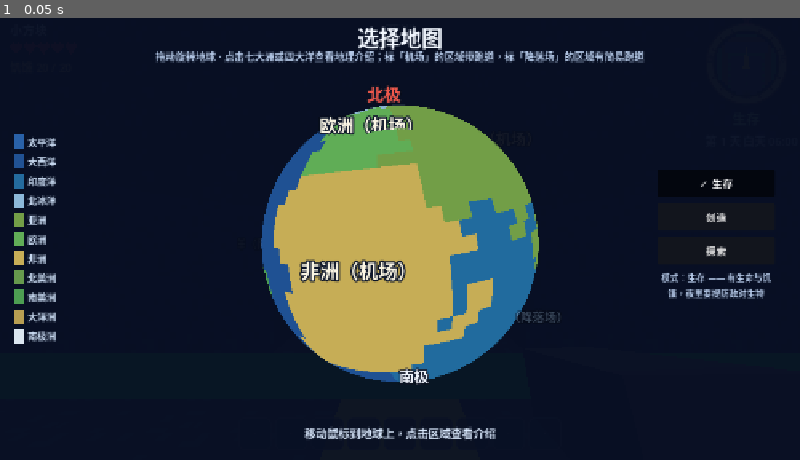
Above: before the commit, frame 1.
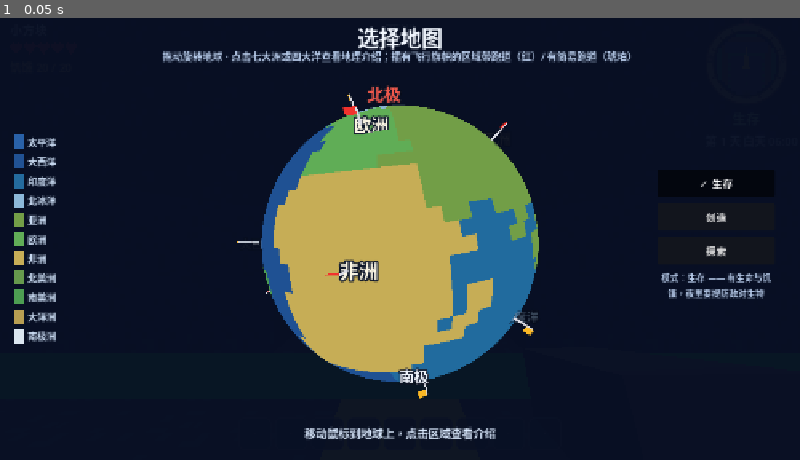
Above: after the commit, the same moment.

Repository: jinliangliu/block-planet
Game: Godot game, scene res://scenes/main.tscn
Two runs of this game, one before a commit and one after it. Both use one fixed random seed, a clock stepped at 60 frames per second and the inputs below.
Inputs:
- Up to frame 1 (0.05 s): no input

The runs differ from the first frame. In frame 1, 2.4% of the frame differs, in the area x 19-81%, y 7-87%.

Commit message:
feat(map): 地图选择器飞行旗帜 + 探索模式开局摆机
- MapGlobe：区域名去掉「（机场）/（降落场）」文字后缀，改 3D 旗帜（圆柱杆
  + 双面旗布，Node3D 本地 +Y 对齐球面外法线）——机场红 / 降落场琥珀，球
  背面由深度测试自然遮挡；map_selector 副标题同步「插有飞行旗帜」措辞。
- 探索模式带跑道区域开局即在跑道摆一架可见飞机（AirportBuilder.parking_spot：
  跑道南段、机头朝 +Z 对齐进近方向反向，与出生点拉开 ≥19 格避开机身碰撞盒
  半长 7.8 m），玩家走到跟前按 F 登机，不必先右键放机；仅窗口运行摆机，
  headless 守卫不干扰无头探针的飞机断言。
- globe_flags_shot 截图探针：旗帜数量 / 无文字后缀 / 双面可见取证。

Diff:
--- a/scripts/main.gd
+++ b/scripts/main.gd
@@ -47,15 +47,20 @@
 	# 跑道旁。位置均避开村庄（机场在村庄东南角，降落场搜索半径 ≤ 10），
 	# 互不重叠。
 	var airport_spawn := Vector3.ZERO
+	var craft_park := Vector3.ZERO
 	var mission_anchor := Vector3.ZERO
 	var region := GameState.current_region
 	if RegionAtlas.has_airport(region):
 		var center := _airport_center(region)
-		airport_spawn = AirportBuilder.new().build(_world, center)
+		var builder := AirportBuilder.new()
+		airport_spawn = builder.build(_world, center)
+		craft_park = builder.parking_spot()
 		mission_anchor = Vector3(center)
 	elif RegionAtlas.has_landing_field(region):
 		var site := _find_field_site()
-		airport_spawn = AirportBuilder.new().build_field(_world, site)
+		var builder := AirportBuilder.new()
+		airport_spawn = builder.build_field(_world, site)
+		craft_park = builder.parking_spot()
 		mission_anchor = Vector3(site)
 	# 村庄先于出生点生成：亚洲出生点锚定在村庄整平区内，扫描时读到的
 	# 必须是整平后的 GRASS+空气（set_block_deferred 的数据写入是同步的）。
@@ -76,6 +81,15 @@
 	if mission_anchor == Vector3.ZERO:
 		mission_anchor = Vector3(spawn_pos.x, 0.0, spawn_pos.z)
 	_hud.set_mission_anchor(mission_anchor)
+	# 探索模式飞行地图：开局即在跑道上摆一架可见飞机（停于出生点以北约 19 格、
+	# 机头朝 +Z 北端，沿跑道进近方向的反向即起飞方向），玩家走到跟前按 F 即可
+	# 登机，不必先打开背包、选中飞机右键放机——出生点已在跑道旁，落地即可起飞。
+	# 仅窗口运行摆机（沿用 main._ready 既有 headless 守卫），避免干扰无头探针
+	# 里的飞机相关断言。
+	if GameState.is_explore() and craft_park != Vector3.ZERO \
+			and DisplayServer.get_name() != "headless":
+		Aircraft.spawn(self, craft_park, PI)
+		Events.notice.emit("✈️ 跑道上停着你的飞机，走到跟前按 F 登机。")
 	_mob_spawner.setup(_player, _world, _day_night)
 	_mob_spawner.set_region(profile)
 	_player.died.connect(func(): Events.player_died.emit())
--- a/scripts/systems/airport_builder.gd
+++ b/scripts/systems/airport_builder.gd
@@ -169,3 +169,14 @@
 func _spawn_point() -> Vector3:
 	return Vector3(
 		origin.x + 0.5, float(base_y + 1), float(origin.z - _len / 2 + 3) + 0.5)
+
+
+## 停机位：跑道南段、出生点（南端 center-25）以北约 19 格（center-6）处，
+## 机头朝 +Z（北端，沿跑道进近方向的反向 = 起飞方向，对齐红端/北端导航灯）。
+## 与出生点拉开 ≥19 格（≈9.5 m）以避开机身碰撞盒半长 7.8 m，否则玩家开局
+## 会生成在机体碰撞盒内被物理挤出；同时距北端仍有整条跑道余量供满油门滑跑抬轮。
+## 返回点为跑道铺面 y；Aircraft.spawn 会据 place() 自行沉降到
+## base_y + GROUND_CLEARANCE，与手持右键放机共用同一条落位路径。
+func parking_spot() -> Vector3:
+	return Vector3(
+		origin.x + 0.5, float(base_y), float(origin.z - _len / 2 + 22) + 0.5)
--- a/scripts/ui/map_globe.gd
+++ b/scripts/ui/map_globe.gd
@@ -22,7 +22,8 @@
 var _mesh_instance: MeshInstance3D
 var _pole_markers: Array[Node3D] = []
 var _region_labels: Array[Label3D] = []
-## 机场标记：带跑道区域的红色小球，钉在区域名称旁，提示玩家该区可起飞。
+## 飞行旗帜：带跑道区域的旗标（机场红 / 降落场琥珀），钉在区域名称旁，
+## 取代文字标注，提示该区可起飞。
 var _airport_markers: Array[Node3D] = []
 var _field_markers: Array[Node3D] = []
 
@@ -116,8 +117,7 @@
 	_pole_markers.append(_make_pole_marker("北极", Color(0.95, 0.35, 0.30), RADIUS + POLE_MARKER_LIFT))
 	_pole_markers.append(_make_pole_marker("南极", Color(0.94, 0.96, 0.99), -(RADIUS + POLE_MARKER_LIFT)))
 	_add_region_labels()
-	_add_airport_markers()
-	_add_field_markers()
+	_add_flight_flags()
 
 
 ## 七大洲四大洋名称贴在球面对应位置：锚点经纬度经 lat_lon_to_dir 映射到球面
@@ -133,80 +133,80 @@
 		var pos: Vector3 = RegionAtlas.lat_lon_to_dir(anchor.x, anchor.y) * (RADIUS + REGION_LABEL_LIFT)
 		var is_land: bool = region_id >= RegionAtlas.ASIA
 		var label_text := RegionAtlas.title_of(region_id)
-		if RegionAtlas.has_airport(region_id):
-			label_text += "（机场）"
-		elif RegionAtlas.has_landing_field(region_id):
-			label_text += "（降落场）"
 		_region_labels.append(_make_region_label(label_text, pos, is_land))
 
 
-## 机场标记：给每个带跑道区域在名称旁钉一颗红色小球，提示该区可起飞。
-## 与区域标签共用锚点经纬度，球背面的标记会被球面自身遮挡（默认深度测试）。
+## 飞行旗帜：给每个带跑道区域在名称旁插一面小旗（杆 + 旗布），
+## 取代原先叠加在区域名上的「（机场）/（降落场）」文字，让飞行地图一眼可辨。
+## 旗杆沿球面外法线立起，旗布向切向伸展；机场旗布红、降落场旗布琥珀，
+## 与介绍页文案一致。球背面的旗子会被球面自身遮挡（默认深度测试）。
 ## 可重复调用（幂等）。
-func _add_airport_markers() -> void:
+func _add_flight_flags() -> void:
 	for marker in _airport_markers:
 		marker.queue_free()
 	_airport_markers.clear()
-	for region_id in RegionAtlas.COUNT:
-		if not RegionAtlas.has_airport(region_id):
-			continue
-		var anchor: Vector2 = RegionAtlas.REGION_ANCHORS[region_id]
-		var dir: Vector3 = RegionAtlas.lat_lon_to_dir(anchor.x, anchor.y)
-		var pos: Vector3 = dir * (RADIUS + REGION_LABEL_LIFT + 0.02)
-		# 沿球面切线方向偏移一小段，避免与名称标签重叠。
-		var tangent := dir.cross(Vector3(0.0, 1.0, 0.0))
-		if tangent.length_squared() < 0.001:
-			tangent = Vector3(1.0, 0.0, 0.0)
-		pos += tangent.normalized() * 0.05
-		_airport_markers.append(_make_airport_marker(pos))
-
-
-func _make_airport_marker(pos: Vector3) -> MeshInstance3D:
-	var mesh := MeshInstance3D.new()
-	var sphere := SphereMesh.new()
-	sphere.radius = 0.035
-	sphere.height = 0.07
-	var mat := StandardMaterial3D.new()
-	mat.albedo_color = Color(0.95, 0.20, 0.18)
-	mat.shading_mode = BaseMaterial3D.SHADING_MODE_UNSHADED
-	mesh.material_override = mat
-	mesh.position = pos
-	add_child(mesh)
-	return mesh
-
-
-## 降落场标记：非机场区域（大洋岛上 / 极地冰面）的简易跑道，钉琥珀色小球，
-## 与机场红点区分。可重复调用（幂等）。
-func _add_field_markers() -> void:
 	for marker in _field_markers:
 		marker.queue_free()
 	_field_markers.clear()
 	for region_id in RegionAtlas.COUNT:
-		if not RegionAtlas.has_landing_field(region_id):
-			continue
 		var anchor: Vector2 = RegionAtlas.REGION_ANCHORS[region_id]
 		var dir: Vector3 = RegionAtlas.lat_lon_to_dir(anchor.x, anchor.y)
-		var pos: Vector3 = dir * (RADIUS + REGION_LABEL_LIFT + 0.02)
-		# 沿球面切线方向偏移一小段，避免与名称标签重叠。
 		var tangent := dir.cross(Vector3(0.0, 1.0, 0.0))
 		if tangent.length_squared() < 0.001:
 			tangent = Vector3(1.0, 0.0, 0.0)
-		pos += tangent.normalized() * 0.05
-		_field_markers.append(_make_field_marker(pos))
-
-
-func _make_field_marker(pos: Vector3) -> MeshInstance3D:
-	var mesh := MeshInstance3D.new()
-	var sphere := SphereMesh.new()
-	sphere.radius = 0.03
-	sphere.height = 0.06
-	var mat := StandardMaterial3D.new()
-	mat.albedo_color = Color(0.98, 0.72, 0.15)
-	mat.shading_mode = BaseMaterial3D.SHADING_MODE_UNSHADED
-	mesh.material_override = mat
-	mesh.position = pos
-	add_child(mesh)
-	return mesh
+		tangent = tangent.normalized()
+		# 旗杆根部落在球面略上方，整体向名称标签的切向侧挪开一点，避免压字。
+		var pos := dir * (RADIUS + 0.012) + tangent * 0.06
+		if RegionAtlas.has_airport(region_id):
+			_airport_markers.append(_make_flight_flag(pos, dir, Color(0.95, 0.20, 0.18)))
+		elif RegionAtlas.has_landing_field(region_id):
+			_field_markers.append(_make_flight_flag(pos, dir, Color(0.98, 0.72, 0.15)))
+
+
+## 一面立在地表的飞行小旗：Node3D 作根，本地 +Y 对齐球面外法线（dir），
+## 旗杆（圆柱）自根部立起，旗布（平面）挂在杆顶向 +X 切向伸展、面朝 +Z 切向
+## （双面可见）。机场/降落场由 cloth_color 区分。
+func _make_flight_flag(pos: Vector3, dir: Vector3, cloth_color: Color) -> Node3D:
+	var flag := Node3D.new()
+	flag.position = pos
+	var up := dir.normalized()
+	var x_axis := up.cross(Vector3(0.0, 1.0, 0.0))
+	if x_axis.length_squared() < 0.001:
+		x_axis = Vector3(1.0, 0.0, 0.0)
+	x_axis = x_axis.normalized()
+	var z_axis := up.cross(x_axis).normalized()
+	flag.basis = Basis(x_axis, up, z_axis)
+
+	var pole := MeshInstance3D.new()
+	var cyl := CylinderMesh.new()
+	cyl.top_radius = 0.006
+	cyl.bottom_radius = 0.008
+	cyl.height = 0.13
+	var pole_mat := StandardMaterial3D.new()
+	pole_mat.albedo_color = Color(0.86, 0.86, 0.89)
+	pole_mat.shading_mode = BaseMaterial3D.SHADING_MODE_UNSHADED
+	pole.mesh = cyl
+	pole.material_override = pole_mat
+	pole.position = Vector3(0.0, 0.065, 0.0)
+	flag.add_child(pole)
+
+	var cloth := MeshInstance3D.new()
+	var plane := PlaneMesh.new()
+	plane.size = Vector2(0.075, 0.05)
+	# 默认 FACE_Y 是平躺的桌面；旗布要竖着挂在杆侧、面朝本地 +Z 才能被相机看见。
+	plane.orientation = PlaneMesh.FACE_Z
+	var cloth_mat := StandardMaterial3D.new()
+	cloth_mat.albedo_color = cloth_color
+	cloth_mat.shading_mode = BaseMaterial3D.SHADING_MODE_UNSHADED
+	cloth_mat.cull_mode = BaseMaterial3D.CULL_DISABLED
+	cloth.mesh = plane
+	cloth.material_override = cloth_mat
+	# 旗布挂在杆顶、向 +X 伸展，面朝 +Z（双面可见）。
+	cloth.position = Vector3(0.0375, 0.115, 0.0)
+	flag.add_child(cloth)
+
+	add_child(flag)
+	return flag
 
 
 func _process(_delta: float) -> void:
--- a/scripts/ui/map_selector.gd
+++ b/scripts/ui/map_selector.gd
@@ -254,7 +254,7 @@
 	add_child(title)
 
 	var subtitle := Label.new()
-	subtitle.text = "拖动旋转地球 · 点击七大洲或四大洋查看地理介绍；标「机场」的区域带跑道，标「降落场」的区域有简易跑道"
+	subtitle.text = "拖动旋转地球 · 点击七大洲或四大洋查看地理介绍；插有飞行旗帜的区域带跑道（红）/ 有简易跑道（琥珀）"
 	subtitle.add_theme_font_size_override("font_size", 16)
 	subtitle.add_theme_color_override("font_color", Color(0.72, 0.80, 0.92))
 	subtitle.horizontal_alignment = HORIZONTAL_ALIGNMENT_CENTER
--- /dev/null
+++ b/tests/globe_flags_shot.gd
@@ -0,0 +1,49 @@
+extends Node
+## 一次性取证探针：在「探索模式」下打开地图选择器，把地球转到若干角度，
+## 截取带飞行旗帜的地球页存盘，供 UI 布局目检。
+## 运行：Godot_v4.6.3-stable_win64.exe --path . res://tests/globe_flags_shot.tscn （需窗口，勿加 --headless）
+
+const SHOT_DIR := "res://tmp"
+
+
+func _shot_path(file_name: String) -> String:
+	var dir := ProjectSettings.globalize_path(SHOT_DIR)
+	DirAccess.make_dir_recursive_absolute(dir)
+	return dir.path_join(file_name)
+
+
+func _ready() -> void:
+	await _run()
+
+
+func _run() -> void:
+	var main_scene: Node = load("res://scenes/main.tscn").instantiate()
+	add_child(main_scene)
+	for i in range(60):
+		await get_tree().process_frame
+
+	var hud: HUD = main_scene.get_node("UI")
+	# 先切到探索模式，再开选择器，让模式列正确显示「✓ 探索」。
+	GameState.set_mode(GameState.Mode.EXPLORE)
+	hud.open_map_selector()
+	for i in range(25):
+		await get_tree().process_frame
+
+	var globe = hud._map_selector._globe
+	var angles := [
+		{"yaw": 20.0, "pitch": -25.0},
+		{"yaw": 140.0, "pitch": -20.0},
+		{"yaw": 260.0, "pitch": -28.0},
+	]
+	var idx := 0
+	for a in angles:
+		globe.set_view_angles(a["yaw"], a["pitch"])
+		for i in range(15):
+			await get_tree().process_frame
+		await RenderingServer.frame_post_draw
+		var path := _shot_path("globe_flags_%d.png" % idx)
+		get_viewport().get_texture().get_image().save_png(path)
+		print("GLOBE_FLAGS_SHOT_DONE %d -> %s" % [idx, path])
+		idx += 1
+
+	get_tree().quit(0)
--- /dev/null
+++ b/tests/globe_flags_shot.tscn
@@ -0,0 +1,6 @@
+[gd_scene load_steps=2 format=3]
+
+[ext_resource type="Script" path="res://tests/globe_flags_shot.gd" id="1_shot"]
+
+[node name="GlobeFlagsShot" type="Node"]
+script = ExtResource("1_shot")
Not shown, added: tests/globe_flags_shot.gd.uid
